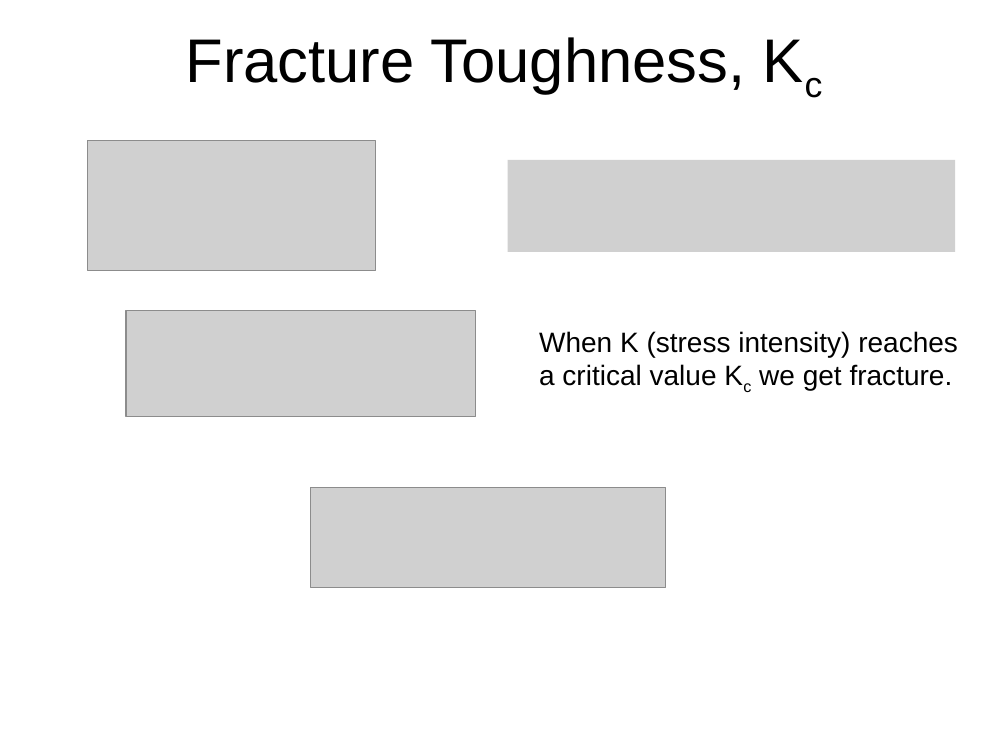
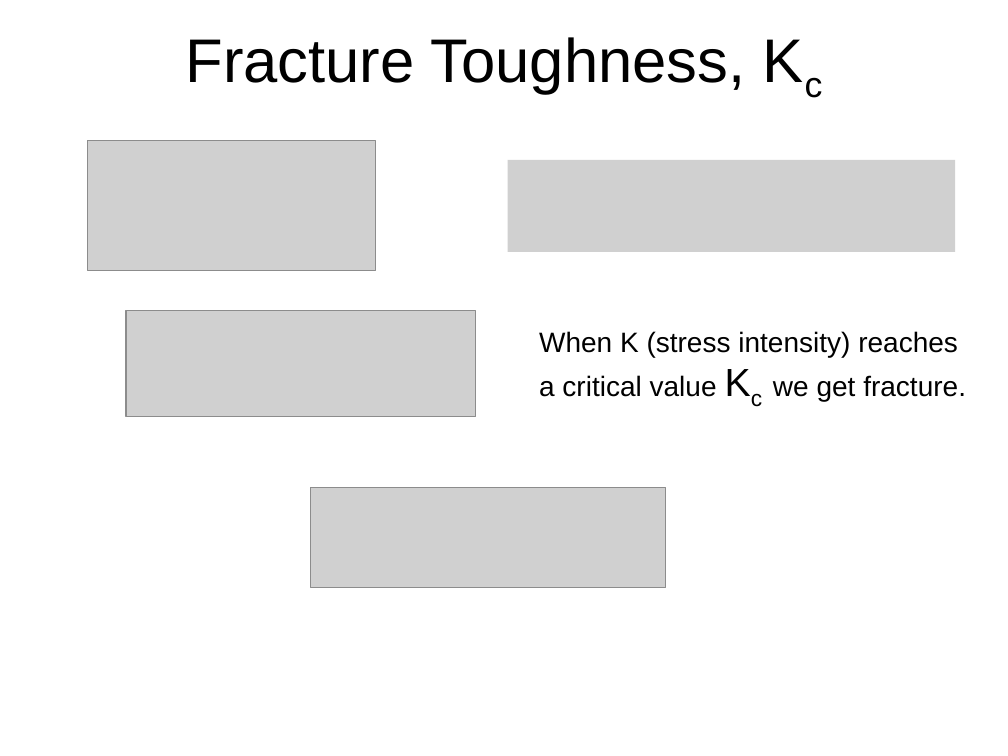
Before and after one commit to sgcorcoran/brightspace, a slide deck: slide 16 of live_site/assets/handouts/08.01_failure.pptx (slide 14 before the commit). Drawn at 1008x756 pixels with LibreOffice and Linux fonts; fonts in the diff are those of the drawing; grey boxes stand for pictures. Boxes give left, top, right and bottom in pixels: in the first picture for what was removed or moved away, otherwise in the second. Text is boxed around its words. In the diff, an @@ line names an element or a change of style, - is before the commit and + after.

```diff
--- a/live_site/assets/handouts/08.01_failure.pptx
+++ b/live_site/assets/handouts/08.01_failure.pptx
@@ text "When K (stress intensity) reaches ..." at <box>539,331,966,402</box>: size 20 to 28 pt in "Kc" @@
```
Also in this commit, not shown: 5 other slides changed, 2 slides added, 4 other files.
